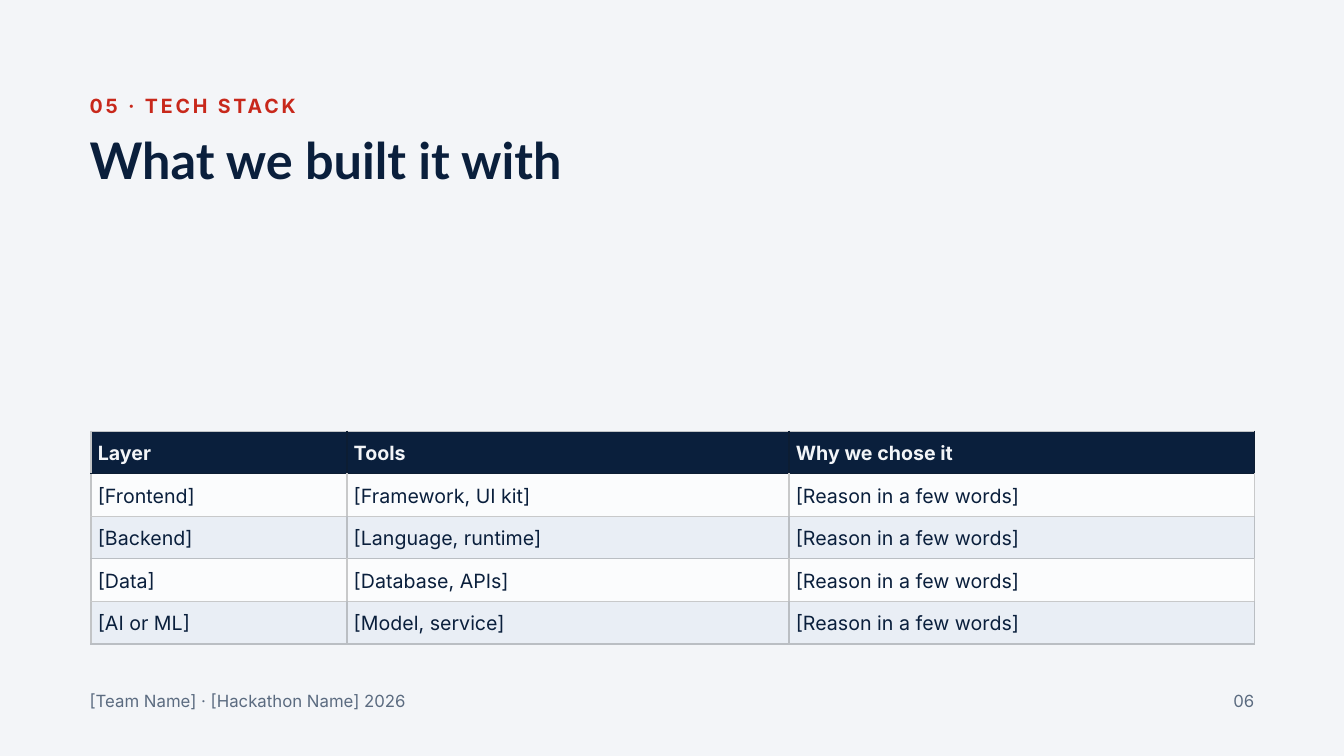
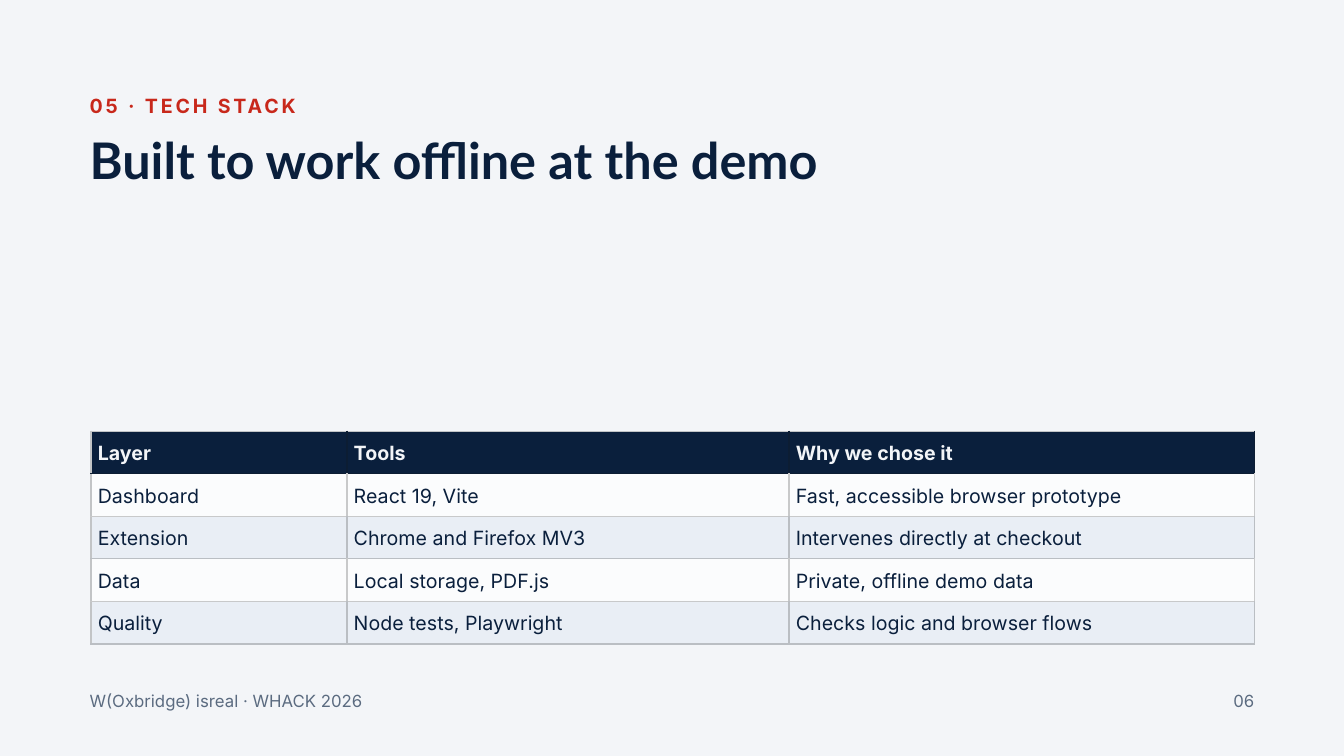
Before and after one commit to Toastyy7/WHACK26, a slide deck: slide 6 of Hackathon Slides.pptx. Drawn at 1344x756 pixels with LibreOffice and Linux fonts; fonts in the diff are those of the drawing. Boxes give left, top, right and bottom in pixels: in the first picture for what was removed or moved away, otherwise in the second. Text is boxed around its words. In the diff, an @@ line names an element or a change of style, - is before the commit and + after.

```diff
--- a/Hackathon Slides.pptx
+++ b/Hackathon Slides.pptx
@@ title at <box>90,141,818,180</box>: text changed @@
-What we built it with
+Built to work offline at the demo
@@ table at <box>91,432,1255,644</box> @@
-row 2: [Frontend] | [Framework, UI kit] | [Reason in a few words]
+row 2: Dashboard | React 19, Vite | Fast, accessible browser prototype
-row 3: [Backend] | [Language, runtime] | [Reason in a few words]
+row 3: Extension | Chrome and Firefox MV3 | Intervenes directly at checkout
-row 4: [Data] | [Database, APIs] | [Reason in a few words]
+row 4: Data | Local storage, PDF.js | Private, offline demo data
-row 5: [AI or ML] | [Model, service] | [Reason in a few words]
+row 5: Quality | Node tests, Playwright | Checks logic and browser flows
@@ text at <box>90,694,362,711</box>: text changed @@
-[Team Name] · [Hackathon Name] 2026
+W(Oxbridge) isreal · WHACK 2026
```
Also in this commit, not shown: 5 other slides changed, 4 slides added, 4 slides removed.
